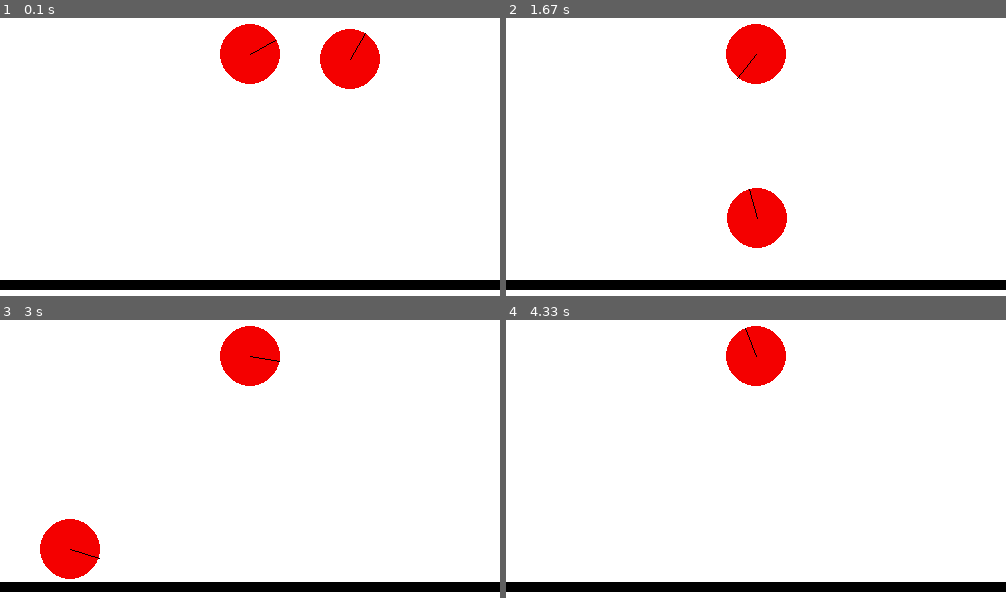
Above: before the commit, frames 1-4 (two rows, left to right).
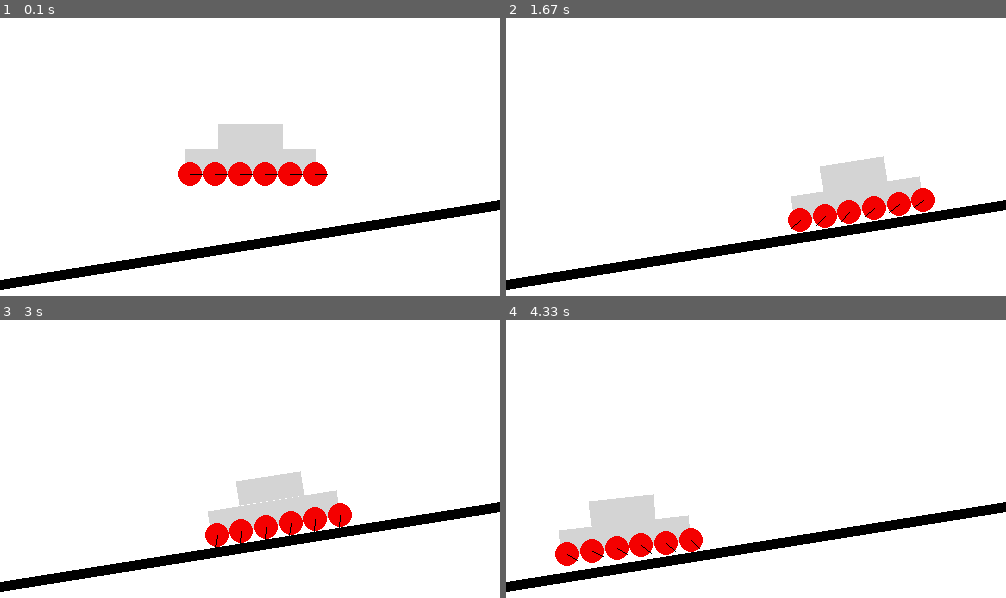
Above: after the commit, the same moments.

Repository: semboko/pygame-sandbox
Game: pygame game, started from main.py
Same seed, same stepped clock (60 frames per second), same inputs: the game is played once before the commit and once after it.
Inputs (mouse positions are in pixels of both pictures, inside the frame that each line leads up to):
- Up to frame 1 (0.1 s): no input
- Up to frame 2 (1.67 s): hold D 0.33-0.8 s; move the mouse to (736, 76) at 0.37 s; hold D 0.83-1.3 s; hold A from 1.33 s (still down)
- Up to frame 3 (3 s): release A at 1.87 s; hold A 1.9-2.3 s; hold D 2.33-2.97 s
- Up to frame 4 (4.33 s): tap R at 3 s; hold A 3.33-3.8 s; hold D 3.83-4.3 s

The runs differ from the first frame. In frame 1, 15% of the frame differs, in the area x 0-100%, y 2-98%; in frame 2, 15%; in frame 3, 15%; in frame 4, 13%.

Commit message:
Created the scene

Diff:
--- a/main.py
+++ b/main.py
@@ -5,6 +5,7 @@
 from scenes.abstract import AbstractScene
 from scenes.gravity import GravityScene
 from scenes.constraints import ConstraintScene
+from scenes.tank import TankScene
 
 
 class Game:
@@ -39,5 +40,5 @@
 
 
 with Game() as g:
-    g.load_scene(ConstraintScene)
+    g.load_scene(TankScene)
     g.run()
--- /dev/null
+++ b/scenes/components/tank.py
@@ -0,0 +1,96 @@
+import pymunk
+from pygame.surface import Surface
+from pygame import draw
+from pymunk import Space, Body, Poly, ShapeFilter, Shape, PivotJoint, SimpleMotor, GearJoint
+from scenes.utils import convert
+from scenes.components.ball import Ball
+from typing import List, Sequence
+import pygame
+
+
+class Tank:
+    body: Body
+    shape: Shape
+    collision_filter: ShapeFilter
+    wheels: List[Ball]
+    motor: SimpleMotor
+    turret_shape: Shape
+
+    def __init__(self, x, y, width, height, space: Space):
+        self.add_body(x, y, width, height, space)
+        self.add_wheels(x, y, width, height, space)
+        self.add_turret(x, y, width, height, space)
+        self.add_motor(space)
+
+    def add_body(self, x, y, width: int, height: int, space: Space):
+        self.body = Body()
+        self.collision_filter = ShapeFilter(group=0b1)
+        vertices = (
+            (x - width/2, y - height/2),
+            (x + width/2, y - height/2),
+            (x + width/2, y),
+            (x - width/2, y),
+        )
+
+        self.shape = Poly(self.body, vertices)
+        self.shape.density = 1
+        self.shape.filter = self.collision_filter
+        space.add(self.body, self.shape)
+
+    def add_wheels(self, x: int, y: int, body_width: int, body_height: int, space: Space):
+        wheel_diameter = body_height//2
+        wheels_number = (body_width // wheel_diameter) + 1
+
+        self.wheels = []
+        wheel_x = x + body_width//2
+        wheel_y = y - body_height//2
+        for _ in range(wheels_number):
+            wheel = Ball(wheel_x, wheel_y, wheel_diameter//2, space)
+            wheel.shape.density = .6
+            wheel.shape.filter = self.collision_filter
+            wheel.shape.friction = 1
+            space.add(PivotJoint(wheel.body, self.body, (0, 0), self.body.world_to_local((wheel_x, wheel_y))))
+            if self.wheels:
+                space.add(GearJoint(wheel.body, self.wheels[-1].body, 0, 1))
+            self.wheels.append(wheel)
+            wheel_x -= wheel_diameter
+
+    def add_motor(self, space: Space):
+        self.motor = SimpleMotor(self.body, self.wheels[-1].body, 0)
+        space.add(self.motor)
+
+    def add_turret(self, x, y, width, height, space: Space):
+        vertices = (
+            (x - width//4, y),
+            (x + width//4, y),
+            (x + width//4, y + height//2),
+            (x - width//4, y + height//2),
+        )
+        self.turret_shape = Poly(self.body, vertices)
+        self.turret_shape.filter = self.collision_filter
+        space.add(self.turret_shape)
+
+    def update_velocity(self, keys: Sequence[bool]):
+        if keys[pygame.K_d]:
+            self.motor.rate += 1
+            return
+        if keys[pygame.K_a]:
+            self.motor.rate -= 1
+            return
+
+        self.motor.rate *= .8
+
+    def update(self):
+        keys = pygame.key.get_pressed()
+        self.update_velocity(keys)
+
+    def render(self, display: Surface):
+        h = display.get_height()
+        vert = [convert(self.body.local_to_world(v), h) for v in self.shape.get_vertices()]
+        draw.polygon(display, (212, 212, 212), vert)
+
+        turret_vert = [convert(self.body.local_to_world(v), h) for v in self.turret_shape.get_vertices()]
+        draw.polygon(display, (212, 212, 212), turret_vert)
+
+        for wheel in self.wheels:
+            wheel.render(display)
--- /dev/null
+++ b/scenes/tank.py
@@ -0,0 +1,27 @@
+from scenes.abstract import AbstractPymunkScene
+from pygame.event import Event
+import pygame
+from scenes.components.tank import Tank
+from scenes.components.segment import Segment
+from pymunk import Body
+
+
+class TankScene(AbstractPymunkScene):
+    tank: Tank
+    floor: Segment
+
+    def reset_scene(self):
+        super().reset_scene()
+        self.tank = Tank(250, 160, 130, 50, self.space)
+        self.floor = Segment((0, 20), (self.display.get_height(), 100), 5, self.space, btype=Body.STATIC)
+        self.floor.shape.friction = 1
+        self.objects.extend((self.tank, self.floor))
+
+    def update(self):
+        super().update()
+        self.tank.update()
+
+    def handle_event(self, event: Event) -> None:
+        if event.type == pygame.KEYDOWN:
+            if chr(event.key) == "r":
+                self.reset_scene()
